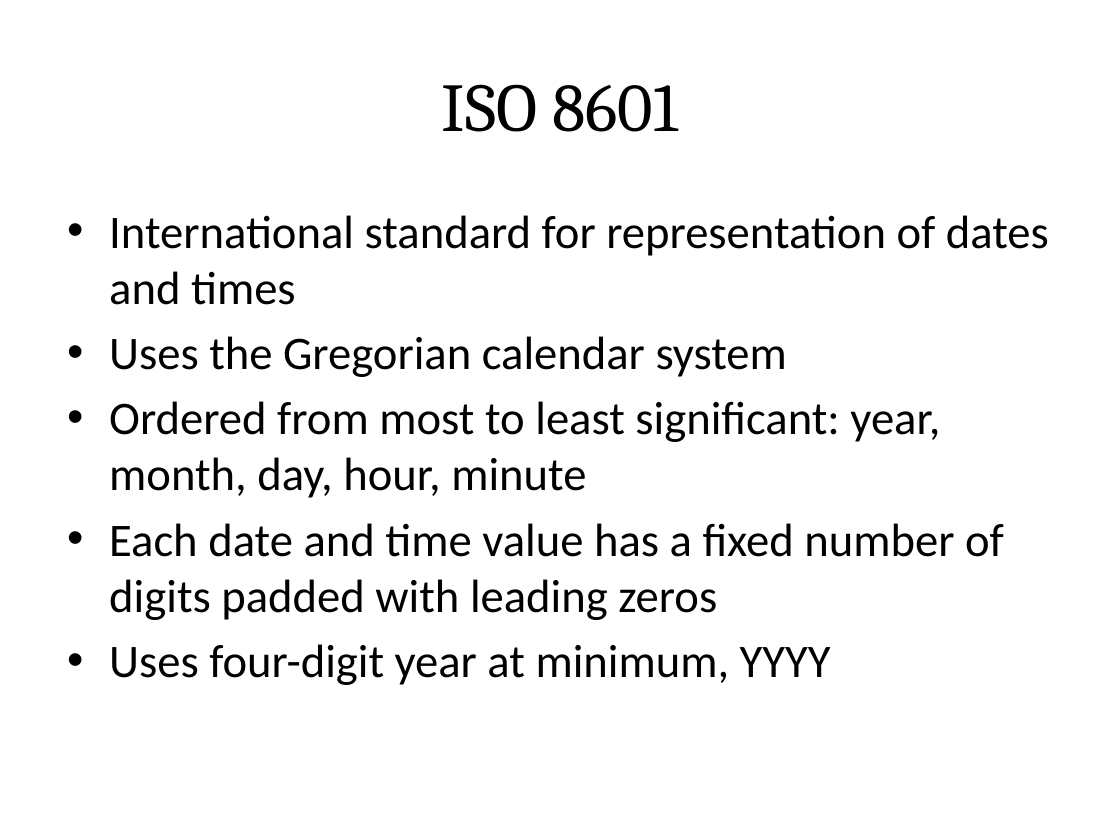
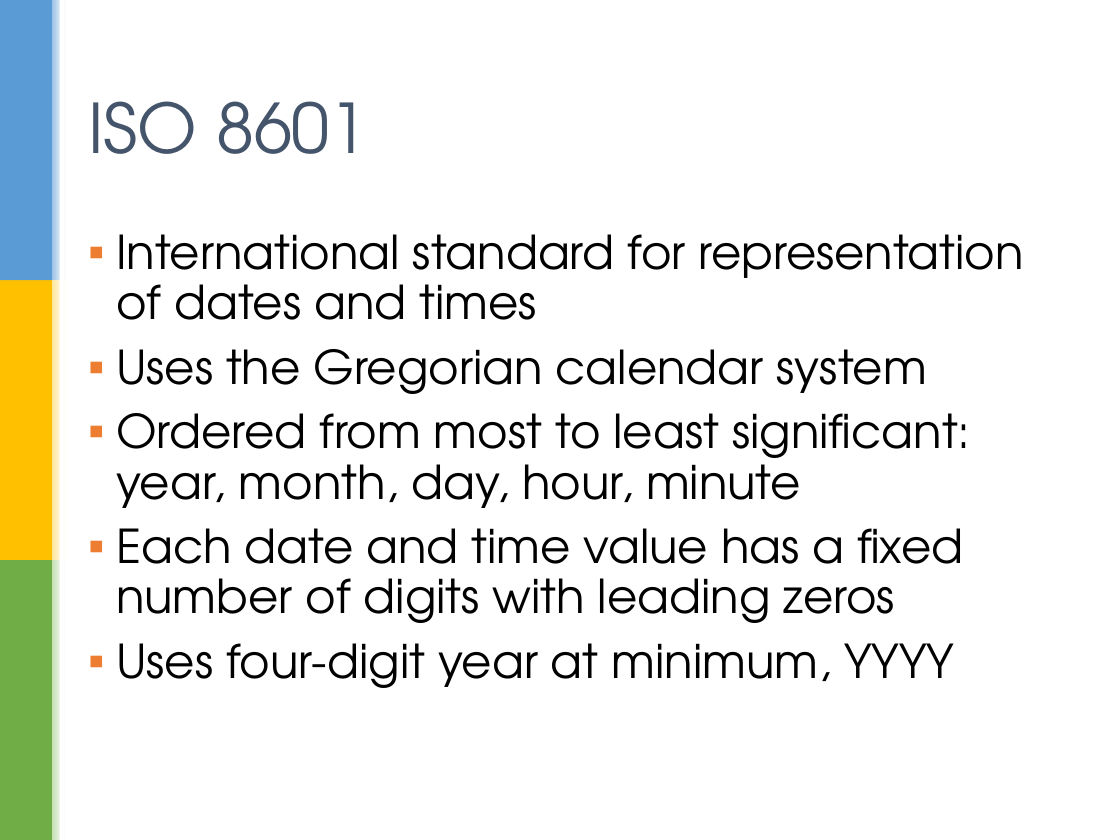
Before and after one commit to sualeh/make-a-date, a slide deck: slide 18 of Java 8 Date and Time API.pptx. Drawn at 1120x840 pixels with LibreOffice and Linux fonts; fonts in the diff are those of the drawing; background and template pictures are left out. Boxes give left, top, right and bottom in pixels: in the first picture for what was removed or moved away, otherwise in the second. Text is boxed around its words. In the diff, an @@ line names an element or a change of style, - is before the commit and + after.

```diff
--- a/Java 8 Date and Time API.pptx
+++ b/Java 8 Date and Time API.pptx
@@ group added at <box>0,0,66,840</box>: 7 rectangles @@
@@ title "ISO 8601": place and size @@
-title "ISO 8601" at <box>442,84,678,132</box>
+title "ISO 8601" at <box>88,101,368,154</box>
@@ title "ISO 8601" at <box>88,101,368,154</box>: font Cambria to TeX Gyre Adventor, text colour #000000 to #44546A; alignment centre to left @@
@@ text "International standard for representation of ...": place and size @@
-text "International standard for representation of ..." at <box>109,215,1049,685</box>
+text "International standard for representation of ..." at <box>116,234,1024,688</box>
@@ text at <box>116,234,1024,688</box>: font Calibri to TeX Gyre Adventor in "International standard for representation of dates and ...", "Uses the Gregorian calendar system", "Ordered from most to least significant: year, ...", "Uses four-digit year at minimum, YYYY"; bullet • to ▪; line spacing 1 to 0.9; more space between paragraphs @@
@@ text at <box>116,528,963,623</box>: text changed; font Calibri to TeX Gyre Adventor @@
-• Each date and time value has a fixed number of digits padded with leading zeros
+▪ Each date and time value has a fixed number of digits with leading zeros
```
Also in this commit, not shown: 41 other slides changed.
